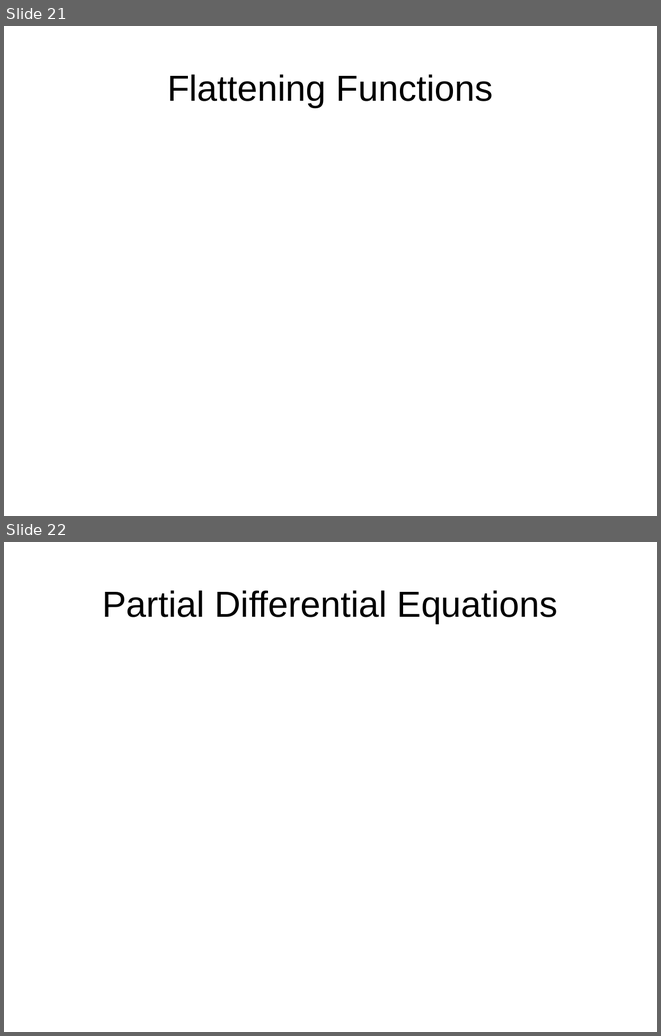
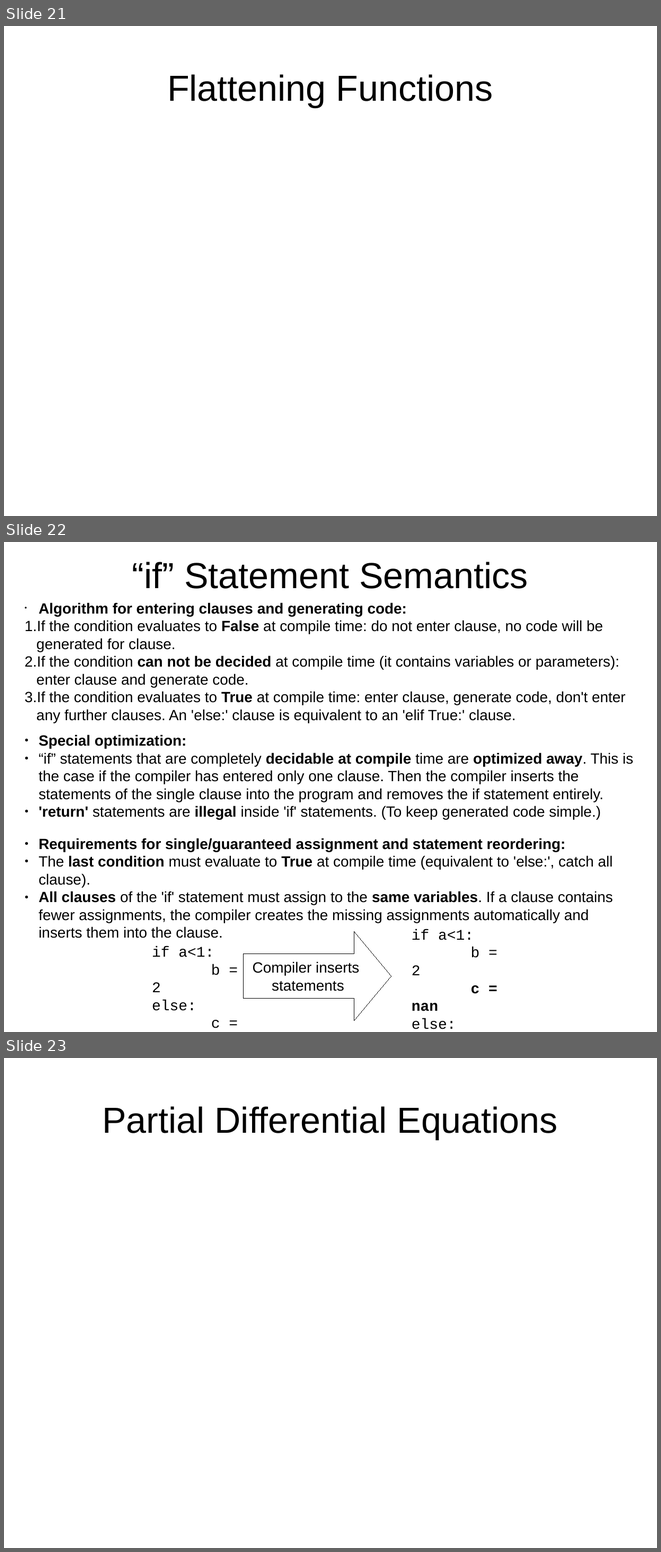
Before and after one commit to eike-welk/freeode, a slide deck: freeode_py/SIML Compiler Outline.odp. Shown one above the other, each under a label of ours: slides 21 and 22 before the commit, slides 21, 22 and 23 after it. The pictures are 661x1036 and 661x1552 pixels, drawn with LibreOffice and Linux fonts; fonts in the diff are those of the drawing. Boxes give left, top, right and bottom in pixels: in the first picture for what was removed or moved away, otherwise in the second. Text is boxed around its words. In the diff, an @@ line names an element or a change of style, - is before the commit and + after.

```diff
--- a/freeode_py/SIML Compiler Outline.odp
+++ b/freeode_py/SIML Compiler Outline.odp
@@ slide 22 added at box(4, 542, 657, 1032), background #FFFFFF @@
@@ title added at box(132, 562, 528, 589), 44 pt, text #000000 @@
+“if” Statement Semantics
@@ text added at box(25, 602, 626, 723), 18 pt, text #000000 @@
+• Algorithm for entering clauses and generating code:
+1. If the condition evaluates to False at compile time: do not enter clause, no code will be generated for clause.
+2. If the condition can not be decided at compile time (it contains variables or parameters): enter clause and generate code.
+3. If the condition evaluates to True at compile time: enter clause, generate code, don't enter any further clauses. An 'else:' clause is equivalent to an 'elif True:' clause.
@@ text added at box(38, 734, 633, 819), 18 pt, text #000000 @@
+● Special optimization:
+● “if” statements that are completely decidable at compile time are optimized away. This is the case if the compiler has entered only one clause. Then the compiler inserts the statements of the single clause into the program and removes the if statement entirely.
+● 'return' statements are illegal inside 'if' statements. (To keep generated code simple.)
@@ group added at box(38, 838, 613, 1029): 3 texts, 1 right arrow @@
+if a<1:
+b = 2
+else:
+c = 3
+if a<1:
+b = 2
+c = nan
+else:
+c = 3
+b = nan
+Compiler inserts
+statements
+● Requirements for single/guaranteed assignment and statement reordering:
+● The last condition must evaluate to True at compile time (equivalent to 'else:', catch all clause).
+● All clauses of the 'if' statement must assign to the same variables. If a clause contains fewer assignments, the compiler creates the missing assignments automatically and inserts them into the clause.
@@ what was slide 22 is now slide 23 @@
```
Also in this commit, not shown: 6 slides changed, 2 other slides added, 2 slides removed, 1 other file.
